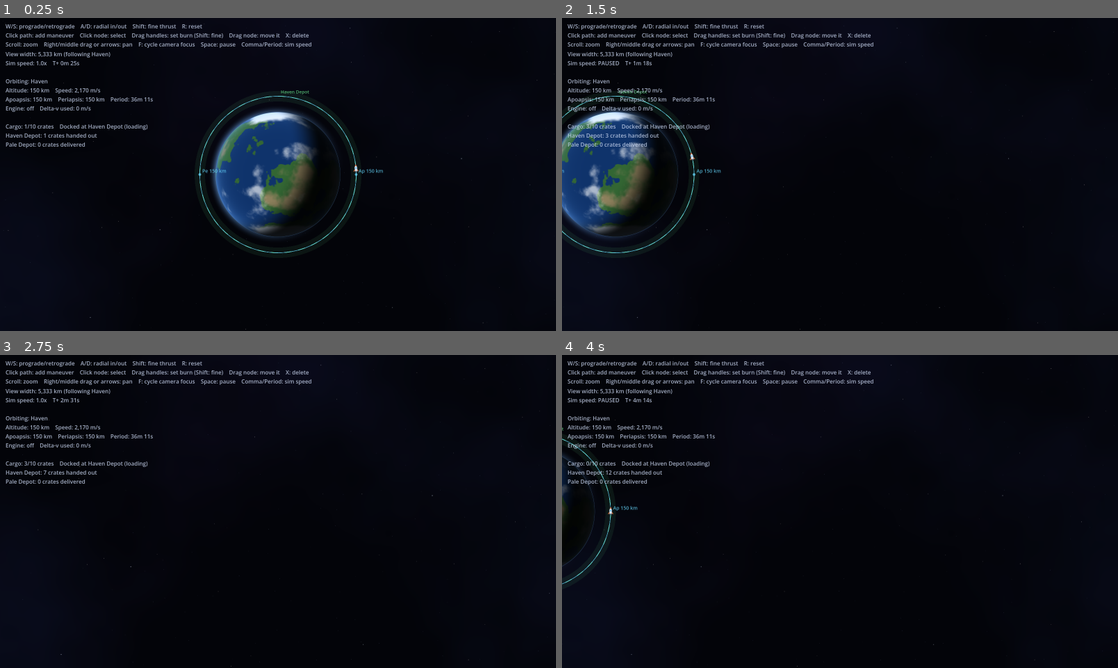
Above: before the commit, frames 1-4 (two rows, left to right).
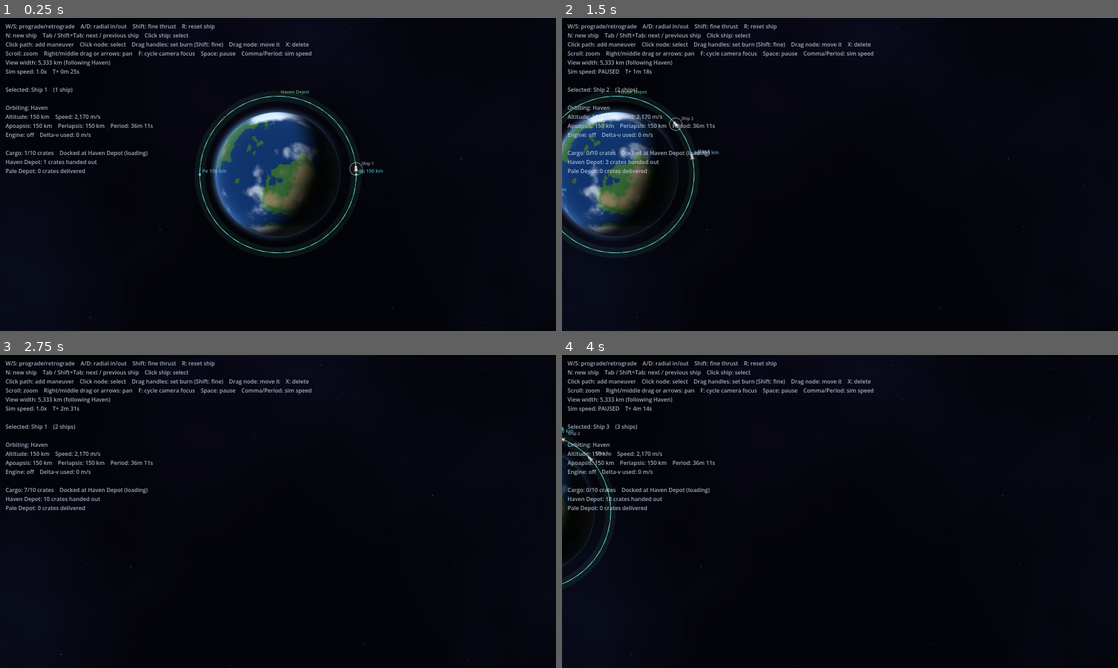
Above: after the commit, the same moments.

Repository: gabrielvotaw/astromation
Game: Godot game, scene res://scenes/main.tscn
The game is run twice, just before and just after one commit, with the same random seed, the same clock (stepped at 60 frames per second) and the same inputs.
Inputs (mouse positions are in pixels of both pictures, inside the frame that each line leads up to):
- Up to frame 1 (0.25 s): no input
- Up to frame 2 (1.5 s): tap Enter at 0.5 s; move the mouse to (962, 158) at 0.52 s; hold Right 0.53-1.25 s; tap Tab at 0.6 s; click (962, 158) at 0.67 s; tap Space at 0.77 s; tap N at 0.8 s; drag from (728, 190) to (812, 237) at 1.27 s
- Up to frame 3 (2.75 s): tap Space at 2 s; move the mouse to (333, 442) at 2.02 s; hold Right from 2.03 s (still down); tap R at 2.1 s; click (333, 442) at 2.17 s; tap Tab at 2.3 s
- Up to frame 4 (4 s): release Right at 2.75 s; drag from (812, 574) to (673, 464) at 2.77 s; move the mouse to (1006, 558) at 3.52 s; hold Left from 3.53 s (still down); tap N at 3.6 s; click (1006, 558) at 3.67 s; tap Space at 3.77 s; tap R at 3.8 s

The runs differ from the first frame. In frame 1, 3.3% of the frame differs, in the area x 1-68%, y 2-51%; in frame 2, 3.3%; in frame 3, 3.3%; in frame 4, 3.4%, in the area x 0-56%, y 2-74%.

Commit message:
feat: routes slice 2 - fleet of ships with selection, spawning, and per-ship input

Diff:
--- a/scenes/main.tscn
+++ b/scenes/main.tscn
@@ -1,16 +1,17 @@
-[gd_scene load_steps=15 format=3]
+[gd_scene load_steps=16 format=3]
 
 [ext_resource type="Script" path="res://scripts/celestial_body.gd" id="1_body"]
 [ext_resource type="Script" path="res://scripts/ring.gd" id="2_ring"]
 [ext_resource type="Script" path="res://scripts/orbit_camera.gd" id="3_camera"]
 [ext_resource type="Script" path="res://scripts/hud.gd" id="4_hud"]
 [ext_resource type="Script" path="res://scripts/trajectory_view.gd" id="5_trajectory_view"]
-[ext_resource type="Script" path="res://scripts/ship.gd" id="6_ship"]
 [ext_resource type="Script" path="res://scripts/maneuver_planner.gd" id="7_planner"]
 [ext_resource type="Shader" path="res://shaders/planet.gdshader" id="10_planet_shader"]
 [ext_resource type="Shader" path="res://shaders/starfield.gdshader" id="11_starfield_shader"]
 [ext_resource type="Script" path="res://scripts/starfield.gd" id="12_starfield"]
 [ext_resource type="Script" path="res://scripts/depot.gd" id="13_depot"]
+[ext_resource type="Script" path="res://scripts/fleet.gd" id="14_fleet"]
+[ext_resource type="PackedScene" path="res://scenes/ship.tscn" id="15_ship_scene"]
 
 [sub_resource type="ShaderMaterial" id="ShaderMaterial_stars"]
 shader = ExtResource("11_starfield_shader")
@@ -88,36 +89,42 @@
 label = "Pale Depot"
 color = Color(1, 0.7, 0.35, 0.75)
 
+[node name="FleetView" type="Node2D" parent="."]
+script = ExtResource("5_trajectory_view")
+marker_font_size = 12
+
 [node name="Trajectory" type="Node2D" parent="."]
 script = ExtResource("5_trajectory_view")
 
-[node name="Ship" type="Node2D" parent="." node_paths=PackedStringArray("home_body", "trajectory_view")]
-script = ExtResource("6_ship")
+[node name="ManeuverPlanner" type="Node2D" parent="."]
+script = ExtResource("7_planner")
+
+[node name="Fleet" type="Node2D" parent="." node_paths=PackedStringArray("home_body", "trajectory_view", "fleet_view", "planner")]
+script = ExtResource("14_fleet")
+ship_scene = ExtResource("15_ship_scene")
 home_body = NodePath("../Haven")
 trajectory_view = NodePath("../Trajectory")
-periapsis_altitude = 150.0
-apoapsis_altitude = 150.0
+fleet_view = NodePath("../FleetView")
+planner = NodePath("../ManeuverPlanner")
 
-[node name="ManeuverPlanner" type="Node2D" parent="." node_paths=PackedStringArray("ship")]
-script = ExtResource("7_planner")
-ship = NodePath("../Ship")
+[node name="Ship" type="Node2D" parent="Fleet"]
 
 [node name="Camera" type="Camera2D" parent="." node_paths=PackedStringArray("focus_targets")]
 zoom = Vector2(0.3, 0.3)
 script = ExtResource("3_camera")
-focus_targets = [NodePath("../Haven"), NodePath("../Ship"), NodePath("../Pale")]
+focus_targets = [NodePath("../Haven"), NodePath("../Fleet/Ship"), NodePath("../Pale")]
 
-[node name="HUD" type="CanvasLayer" parent="." node_paths=PackedStringArray("ship")]
+[node name="HUD" type="CanvasLayer" parent="." node_paths=PackedStringArray("fleet")]
 script = ExtResource("4_hud")
-ship = NodePath("../Ship")
+fleet = NodePath("../Fleet")
 
 [node name="Controls" type="Label" parent="HUD"]
 offset_left = 16.0
 offset_top = 12.0
 theme_override_colors/font_color = Color(0.8, 0.85, 0.95, 0.8)
-text = "W/S: prograde/retrograde    A/D: radial in/out    Shift: fine thrust    R: reset\nClick path: add maneuver    Click node …(202 unchanged characters)…
+text = "W/S: prograde/retrograde    A/D: radial in/out    Shift: fine thrust    R: reset ship\nN: new ship    Tab / Shift+Tab: next / previous ship    Click ship: select\nClick path: add maneuver    Click node …(202 unchanged characters)…
 
 [node name="InfoLabel" type="Label" parent="HUD"]
 offset_left = 16.0
-offset_top = 92.0
+offset_top = 116.0
 theme_override_colors/font_color = Color(0.8, 0.85, 0.95, 0.8)
--- /dev/null
+++ b/scenes/ship.tscn
@@ -0,0 +1,6 @@
+[gd_scene load_steps=2 format=3]
+
+[ext_resource type="Script" path="res://scripts/ship.gd" id="1_ship"]
+
+[node name="Ship" type="Node2D"]
+script = ExtResource("1_ship")
--- /dev/null
+++ b/scripts/fleet.gd
@@ -0,0 +1,104 @@
+class_name Fleet
+extends Node2D
+
+## Owns the ships and which one is selected. N: launch a new ship into the home depot orbit.
+## Tab / Shift+Tab: next / previous ship. Click a ship to select it.
+## Only the selected ship takes keyboard and planner input and shows its full trajectory; the others
+## show their current orbit faintly.
+
+const PICK_RADIUS := 16.0
+## Spacing between launched ships around the home depot orbit, so they don't overlap.
+const SPAWN_SPACING_DEGREES := 40.0
+const OTHER_ORBIT_COLOR := Color(0.6, 0.75, 0.95, 0.25)
+const LABEL_COLOR := Color(0.85, 0.9, 1.0, 0.7)
+
+@export var ship_scene: PackedScene
+@export var home_body: CelestialBody
+## Altitude of the orbit new ships start in, in km.
+@export var home_altitude := 150.0
+## Shows the selected ship's trajectory.
+@export var trajectory_view: TrajectoryView
+## Shows the other ships' orbits and every ship's name.
+@export var fleet_view: TrajectoryView
+@export var planner: ManeuverPlanner
+
+var ships: Array[Ship] = []
+var selected: Ship
+
+## Follows the selected ship, so the camera can focus on it.
+@onready var _selected_anchor: Node2D = $Ship
+
+
+func _ready() -> void:
+	spawn_ship()
+
+
+func spawn_ship() -> Ship:
+	var ship: Ship = ship_scene.instantiate()
+	var number := ships.size() + 1
+	ship.name = "Ship%d" % number
+	ship.display_name = "Ship %d" % number
+	ship.home_body = home_body
+	ship.trajectory_view = trajectory_view
+	ship.periapsis_altitude = home_altitude
+	ship.apoapsis_altitude = home_altitude
+	ship.spawn_angle = deg_to_rad(-SPAWN_SPACING_DEGREES * ships.size())
+	add_child(ship)
+	ships.append(ship)
+	select(ship)
+	return ship
+
+
+func select(ship: Ship) -> void:
+	if selected:
+		selected.selected = false
+		selected.maneuver_editing = false
+	selected = ship
+	ship.selected = true
+	planner.select_ship(ship)
+
+
+func cycle(step: int) -> void:
+	select(ships[posmod(ships.find(selected) + step, ships.size())])
+
+
+func _unhandled_input(event: InputEvent) -> void:
+	if event is InputEventMouseButton and event.button_index == MOUSE_BUTTON_LEFT and event.pressed:
+		var ship := _ship_at(event.position)
+		if ship:
+			select(ship)
+			get_viewport().set_input_as_handled()
+	elif event is InputEventKey and event.pressed and not event.echo:
+		match event.physical_keycode:
+			KEY_TAB:
+				cycle(-1 if event.shift_pressed else 1)
+				get_viewport().set_input_as_handled()
+			KEY_N:
+				spawn_ship()
+
+
+func _process(_delta: float) -> void:
+	if selected:
+		_selected_anchor.global_position = selected.global_position
+	_update_fleet_view()
+
+
+func _ship_at(screen_position: Vector2) -> Ship:
+	var canvas_transform := get_viewport().get_canvas_transform()
+	for ship in ships:
+		if screen_position.distance_to(canvas_transform * ship.global_position) < PICK_RADIUS:
+			return ship
+	return null
+
+
+func _update_fleet_view() -> void:
+	var lines: Array[Dictionary] = []
+	var markers: Array[Dictionary] = []
+	for ship in ships:
+		markers.append({
+			"position": ship.global_position, "label": ship.display_name, "color": LABEL_COLOR,
+			"dot": false, "offset": Vector2(16, -12),
+		})
+		if ship != selected and not ship.crashed:
+			lines.append({"points": ship.current_orbit_points(), "color": OTHER_ORBIT_COLOR})
+	fleet_view.show_contents(lines, markers, [])
--- a/scripts/hud.gd
+++ b/scripts/hud.gd
@@ -1,6 +1,11 @@
 extends CanvasLayer
 
-@export var ship: Ship
+@export var fleet: Fleet
+
+## The ship the HUD describes: the fleet's selected ship.
+var ship: Ship:
+	get:
+		return fleet.selected if fleet else null
 
 @onready var _info_label: Label = $InfoLabel
 
@@ -14,6 +19,9 @@
 		"View width: %s km%s" % [_format_thousands(roundi(view_width_km)), following],
 		"Sim speed: %s    T+ %s" % ["PAUSED" if Sim.paused else "%sx" % String.num(Sim.speed), _format_duration(Sim.time)],
 	])
+	if ship:
+		lines.append("")
+		lines.append("Selected: %s    (%d ship%s)" % [ship.display_name, fleet.ships.size(), "" if fleet.ships.size() == 1 else "s"])
 
 	if ship and ship.crashed:
 		lines.append("")
--- a/scripts/maneuver_planner.gd
+++ b/scripts/maneuver_planner.gd
@@ -37,7 +37,17 @@
 var _hover := {}
 
 
+## Switches planning to another ship, dropping any selection or drag on the previous one.
+func select_ship(new_ship: Ship) -> void:
+	ship = new_ship
+	_selected = null
+	_drag = Drag.NONE
+	_hover = {}
+
+
 func _unhandled_input(event: InputEvent) -> void:
+	if ship == null:
+		return
 	if event is InputEventMouseButton and event.button_index == MOUSE_BUTTON_LEFT:
 		if not event.pressed:
 			_drag = Drag.NONE
@@ -52,6 +62,9 @@
 
 
 func _process(_delta: float) -> void:
+	queue_redraw()
+	if ship == null:
+		return
 	if _selected and not ship.maneuvers.has(_selected):
 		_selected = null
 	ship.maneuver_editing = _drag != Drag.NONE
@@ -60,7 +73,6 @@
 	var mouse := get_viewport().get_mouse_position()
 	if not ship.crashed and _drag == Drag.NONE and _node_at(mouse) == null and _handle_at(mouse).is_empty():
 		_hover = _pick(mouse, ship.path_windows(), PICK_RADIUS)
-	queue_redraw()
 
 
 func _start_drag(mouse: Vector2) -> bool:
@@ -203,6 +215,8 @@
 
 
 func _draw() -> void:
+	if ship == null:
+		return
 	var zoom := get_viewport().get_canvas_transform().get_scale().x
 	var font := ThemeDB.fallback_font
 
--- a/scripts/ship.gd
+++ b/scripts/ship.gd
@@ -1,8 +1,8 @@
 class_name Ship
 extends Node2D
 
-## W/S: prograde/retrograde. A/D: radial in/out. Shift: 10% thrust. R: reset.
-## Planned maneuvers are flown automatically, each burn centered on its maneuver time.
+## When selected (see Fleet): W/S: prograde/retrograde. A/D: radial in/out. Shift: 10% thrust. R: reset.
+## Planned maneuvers are flown automatically, selected or not, each burn centered on its maneuver time.
 
 ## Longest stretch of game time one thrust step covers, in seconds. Keeps burns accurate at high sim speed.
 const MAX_BURN_STEP := 0.5
@@ -21,6 +21,8 @@
 @export var trajectory_view: TrajectoryView
 @export var periapsis_altitude := 100.0
 @export var apoapsis_altitude := 400.0
+## Where around home_body the ship starts (and resets to), in radians.
+@export var spawn_angle := 0.0
 ## Engine acceleration in m/s².
 @export var thrust_acceleration := 2.0
 ## Crates the ship can carry.
@@ -31,6 +33,9 @@
 @export var flame_color := Color(1.0, 0.5, 0.15)
 @export var flame_core_color := Color(1.0, 0.92, 0.6)
 
+var display_name := "Ship"
+## Only the selected ship takes keyboard input and draws its full trajectory. Set by Fleet.
+var selected := false
 ## The body whose gravity the ship currently feels. `orbit` is relative to it.
 var reference_body: CelestialBody
 var orbit: Orbit
@@ -72,7 +77,8 @@
 	var periapsis := home_body.radius + periapsis_altitude
 	var semi_major_axis := periapsis + (apoapsis_altitude - periapsis_altitude) / 2.0
 	var speed := sqrt(home_body.mu * (2.0 / periapsis - 1.0 / semi_major_axis))
-	orbit = Orbit.from_state(home_body.mu, Vector2(periapsis, 0.0), Vector2(0.0, -speed), Sim.time)
+	var direction := Vector2.from_angle(spawn_angle)
+	orbit = Orbit.from_state(home_body.mu, direction * periapsis, direction.orthogonal() * speed, Sim.time)
 	crashed = false
 	delta_v_used = 0.0
 	cargo = 0
@@ -182,8 +188,14 @@
 	return {}
 
 
+## World-space points along the ship's current orbit, up to its next encounter or impact.
+func current_orbit_points() -> PackedVector2Array:
+	var windows := _segment_windows(0, INF)
+	return _window_points(windows[0]) if not windows.is_empty() else PackedVector2Array()
+
+
 func _unhandled_input(event: InputEvent) -> void:
-	if event is InputEventKey and event.pressed and not event.echo and event.physical_keycode == KEY_R:
+	if selected and event is InputEventKey and event.pressed and not event.echo and event.physical_keycode == KEY_R:
 		reset()
 
 
@@ -229,12 +241,16 @@
 		rotation = (velocity if engine_output == Vector2.ZERO else engine_output).angle()
 
 	scale = Vector2.ONE / get_viewport().get_canvas_transform().get_scale().x
-	_update_trajectory_view()
+	modulate.a = 1.0 if selected else 0.75
+	if selected:
+		_update_trajectory_view()
 	queue_redraw()
 
 
 ## Drawn in screen pixels (the node is scaled by 1/zoom), pointing along +x.
 func _draw() -> void:
+	if selected:
+		draw_arc(Vector2.ZERO, 18.0, 0.0, TAU, 40, Color(1, 1, 1, 0.55), 1.5, true)
 	if engine_output != Vector2.ZERO:
 		var length := (7.0 + 11.0 * minf(engine_output.length(), 1.0)) * randf_range(0.85, 1.15)
 		draw_colored_polygon(PackedVector2Array([Vector2(-9, 3.5), Vector2(-9 - length, 0), Vector2(-9, -3.5)]), flame_color)
@@ -372,6 +388,8 @@
 
 
 func _read_thrust_input() -> Vector2:
+	if not selected:
+		return Vector2.ZERO
 	var command := Vector2(_key(KEY_W) - _key(KEY_S), _key(KEY_D) - _key(KEY_A))
 	if command == Vector2.ZERO:
 		return command
--- a/scripts/trajectory_view.gd
+++ b/scripts/trajectory_view.gd
@@ -9,7 +9,8 @@
 
 ## Each: {"points": PackedVector2Array, "color": Color}
 var _lines: Array[Dictionary] = []
-## Each: {"position": Vector2, "label": String, "color": Color}
+## Each: {"position": Vector2, "label": String, "color": Color}, optionally "dot": false to draw only
+## the label and "offset": Vector2 to move the label (screen pixels).
 var _markers: Array[Dictionary] = []
 ## Each: {"position": Vector2, "radius": float, "sphere_of_influence": float, "color": Color,
 ## "depots": Array of the body's Depots, drawn around the ghost}
@@ -42,6 +43,7 @@
 	var font := ThemeDB.fallback_font
 	for marker in _markers:
 		draw_set_transform(marker.position, 0.0, Vector2.ONE / zoom)
-		draw_circle(Vector2.ZERO, 3.5, marker.color, true, -1.0, true)
-		draw_string(font, Vector2(7, -5), marker.label, HORIZONTAL_ALIGNMENT_LEFT, -1, marker_font_size, marker.color)
+		if marker.get("dot", true):
+			draw_circle(Vector2.ZERO, 3.5, marker.color, true, -1.0, true)
+		draw_string(font, marker.get("offset", Vector2(7, -5)), marker.label, HORIZONTAL_ALIGNMENT_LEFT, -1, marker_font_size, marker.color)
 	draw_set_transform(Vector2.ZERO)
--- a/tests/run_tests.gd
+++ b/tests/run_tests.gd
@@ -8,6 +8,7 @@
 	preload("res://tests/test_trajectory.gd"),
 	preload("res://tests/test_maneuver.gd"),
 	preload("res://tests/test_depot.gd"),
+	preload("res://tests/test_fleet.gd"),
 ]
 
 
--- a/tests/test_depot.gd
+++ b/tests/test_depot.gd
@@ -7,7 +7,7 @@
 func run(host: Node) -> int:
 	var main: Node = load("res://scenes/main.tscn").instantiate()
 	host.add_child(main)
-	var ship: Ship = main.get_node("Ship")
+	var ship: Ship = main.get_node("Fleet").selected
 	var haven_depot: Depot = main.get_node("HavenDepot")
 	var pale_depot: Depot = main.get_node("PaleDepot")
 	var pale: CelestialBody = main.get_node("Pale")
--- /dev/null
+++ b/tests/test_fleet.gd
@@ -0,0 +1,67 @@
+extends RefCounted
+
+var _failures := 0
+
+
+## Runs every test and returns the number of failures.
+func run(host: Node) -> int:
+	var main: Node = load("res://scenes/main.tscn").instantiate()
+	host.add_child(main)
+	var fleet: Fleet = main.get_node("Fleet")
+	var planner: ManeuverPlanner = main.get_node("ManeuverPlanner")
+	var haven_depot: Depot = main.get_node("HavenDepot")
+
+	_test_starts_with_one_selected_ship(fleet, planner)
+	_test_new_ship_is_selected_and_docked(fleet, planner, haven_depot)
+	_test_ships_start_apart(fleet)
+	_test_cycling_selection(fleet, planner)
+	_test_maneuvers_belong_to_their_ship(fleet)
+
+	host.remove_child(main)
+	main.free()
+	return _failures
+
+
+func _test_starts_with_one_selected_ship(fleet: Fleet, planner: ManeuverPlanner) -> void:
+	_check("starts with one ship", fleet.ships.size() == 1)
+	_check("the first ship is selected", fleet.selected == fleet.ships[0] and fleet.ships[0].selected)
+	_check("the planner works on the selected ship", planner.ship == fleet.selected)
+
+
+func _test_new_ship_is_selected_and_docked(fleet: Fleet, planner: ManeuverPlanner, depot: Depot) -> void:
+	var first := fleet.selected
+	var second := fleet.spawn_ship()
+	_check("a new ship is added", fleet.ships.size() == 2)
+	_check("the new ship becomes the selection", fleet.selected == second and second.selected and not first.selected)
+	_check("the planner follows the new selection", planner.ship == second)
+	_check("the new ship starts in the home depot orbit", depot.is_docked(second))
+	_check("ships get distinct names", first.display_name != second.display_name)
+
+
+func _test_ships_start_apart(fleet: Fleet) -> void:
+	var a := fleet.ships[0].orbit.position_at(Sim.time)
+	var b := fleet.ships[1].orbit.position_at(Sim.time)
+	_check("ships start at different points of the orbit", a.distance_to(b) > 100.0)
+
+
+func _test_cycling_selection(fleet: Fleet, planner: ManeuverPlanner) -> void:
+	fleet.select(fleet.ships[1])
+	fleet.cycle(1)
+	_check("cycling forward wraps to the first ship", fleet.selected == fleet.ships[0])
+	fleet.cycle(-1)
+	_check("cycling backward wraps to the last ship", fleet.selected == fleet.ships[1])
+	_check("only one ship is selected at a time", fleet.ships.filter(func(s: Ship) -> bool: return s.selected).size() == 1)
+	_check("the planner follows cycling", planner.ship == fleet.selected)
+
+
+func _test_maneuvers_belong_to_their_ship(fleet: Fleet) -> void:
+	var a := fleet.ships[0]
+	var b := fleet.ships[1]
+	a.add_maneuver(Sim.time + 500.0)
+	_check("a maneuver added to one ship does not appear on another", a.maneuvers.size() == 1 and b.maneuvers.is_empty())
+
+
+func _check(name: String, passed: bool) -> void:
+	print(("PASS  " if passed else "FAIL  ") + name)
+	if not passed:
+		_failures += 1
--- a/tests/test_maneuver.gd
+++ b/tests/test_maneuver.gd
@@ -7,7 +7,7 @@
 func run(host: Node) -> int:
 	var main: Node = load("res://scenes/main.tscn").instantiate()
 	host.add_child(main)
-	var ship: Ship = main.get_node("Ship")
+	var ship: Ship = main.get_node("Fleet").selected
 	var planner: ManeuverPlanner = main.get_node("ManeuverPlanner")
 	var pale: CelestialBody = main.get_node("Pale")
 
Not shown, added: scripts/fleet.gd.uid
Not shown, added: tests/test_fleet.gd.uid
